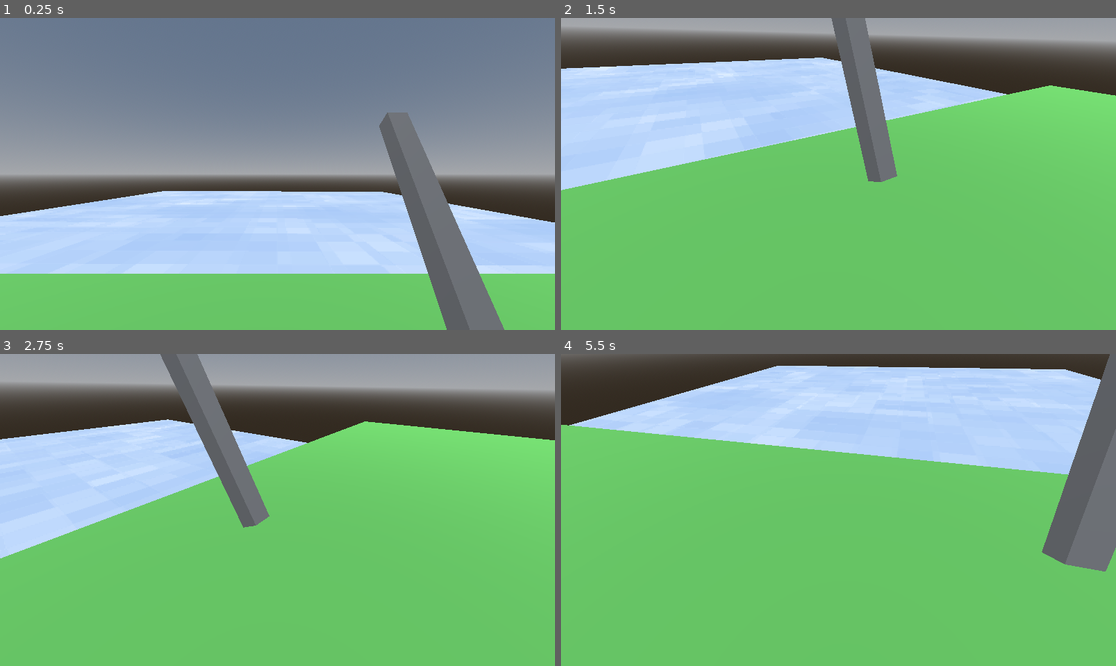
Above: before the commit, frames 1-4 (two rows, left to right).
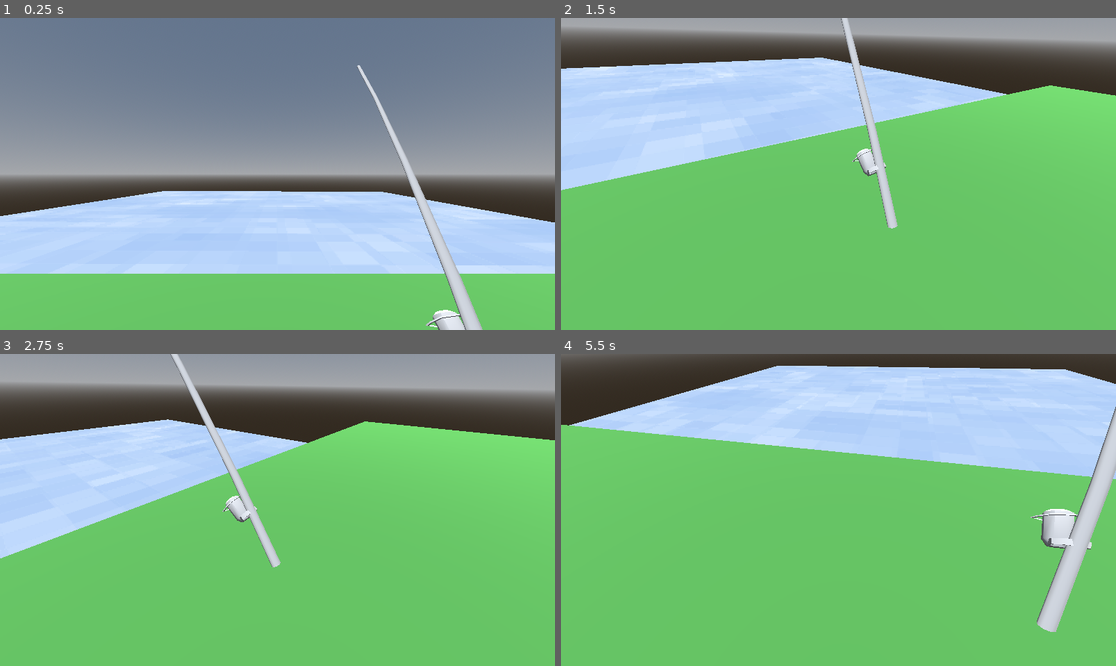
Above: after the commit, the same moments.

Repository: Herodegon/GMTK_2026
Game: Godot game, scene res://scenes/world.tscn
The game is run twice, just before and just after one commit, with the same random seed, the same clock (stepped at 60 frames per second) and the same inputs.
Inputs:
- Up to frame 1 (0.25 s): no input
- Up to frame 2 (1.5 s): hold D (right) 0.53-1.28 s; hold E (interact) 0.53-1.28 s; hold S (down) from 1.28 s (still down); tap E (interact) at 1.35 s
- Up to frame 3 (2.75 s): release S (down) at 2.03 s; hold D (right) from 2.03 s (still down); hold E (interact) from 2.03 s (still down)
- Up to frame 4 (5.5 s): release D (right) at 2.78 s; release E (interact) at 2.78 s; hold W (up) 2.78-3.53 s; tap E (interact) at 2.85, 4.35 s; hold E (interact) 3.53-4.28 s; hold A (left) 3.53-5.03 s; hold S (down) from 5.03 s (still down); hold E (interact) from 5.03 s (still down)

The runs differ from the first frame. In frame 1, 5.7% of the frame differs, in the area x 64-91%, y 15-100%; in frame 2, 3.2%; in frame 3, 3.5%; in frame 4, 6.0%, in the area x 84-100%, y 0-90%.

Commit message:
added EventBus singleton

Diff:
--- a/project.godot
+++ b/project.godot
@@ -18,6 +18,10 @@
 run/main_scene="uid://bc12fhlv6oogj"
 config/features=PackedStringArray("4.7", "GL Compatibility")
 config/icon="res://icon.svg"
+
+[autoload]
+
+EventBus="*uid://c4vrpy7dnf6y3"
 
 [filesystem]
 
--- a/scenes/player.tscn
+++ b/scenes/player.tscn
@@ -1,6 +1,7 @@
 [gd_scene format=3 uid="uid://ck5lenyq7mwgt"]
 
-[ext_resource type="Script" uid="uid://doj4mdl4jliu" path="res://scenes/player.gd" id="1_3vyb7"]
+[ext_resource type="Script" uid="uid://doj4mdl4jliu" path="res://scripts/player.gd" id="1_3vyb7"]
+[ext_resource type="PackedScene" uid="uid://ds24jj5mpm8dx" path="res://assets/models/rod.fbx" id="2_g2els"]
 
 [sub_resource type="Animation" id="Animation_3vyb7"]
 resource_name = "Cast"
@@ -80,7 +81,11 @@
 
 [node name="Mesh" type="CSGMesh3D" parent="Rod" unique_id=1179203605]
 transform = Transform3D(1, 0, 0, 0, 1, 0, 0, 0, 1, 0, 0.5, 0)
+visible = false
 mesh = SubResource("BoxMesh_yt6rh")
+
+[node name="rod" parent="Rod" unique_id=863158693 instance=ExtResource("2_g2els")]
+transform = Transform3D(-1.0927847e-08, 0, 0.25, 0, 0.25, 0, -0.25, 0, -1.0927847e-08, 0, 0, 0)
 
 [node name="Camera" type="Camera3D" parent="." unique_id=1721382717]
 unique_name_in_owner = true
--- /dev/null
+++ b/scripts/event_bus.gd
@@ -0,0 +1,3 @@
+extends Node
+
+signal radio_interact
--- a/scenes/player.gd
+++ b/scripts/player.gd
@@ -39,12 +39,17 @@
 				interaction = interactions.BEER
 
 func interact():
+	# Node communication handled by EventBus.
+	# Define interaction signal in EventBus (EventBus.signal_name.emit(args))
+	# Connect interaction signal in interacted object (EventBus.signal_name.connect(method_name))
+
 	match interaction:
 		0:
 			print("fish")
 			$Rod/Animator.play("Cast")
 		1:
 			print("radio")
+			EventBus.radio_interact.emit()
 		2:
 			print("beer")
 		3:
Binary file added: assets/models/rod.fbx
Not shown, added: assets/models/rod.fbx.import
Not shown, added: scripts/event_bus.gd.uid
Renamed: scenes/player.gd.uid -> scripts/player.gd.uid
